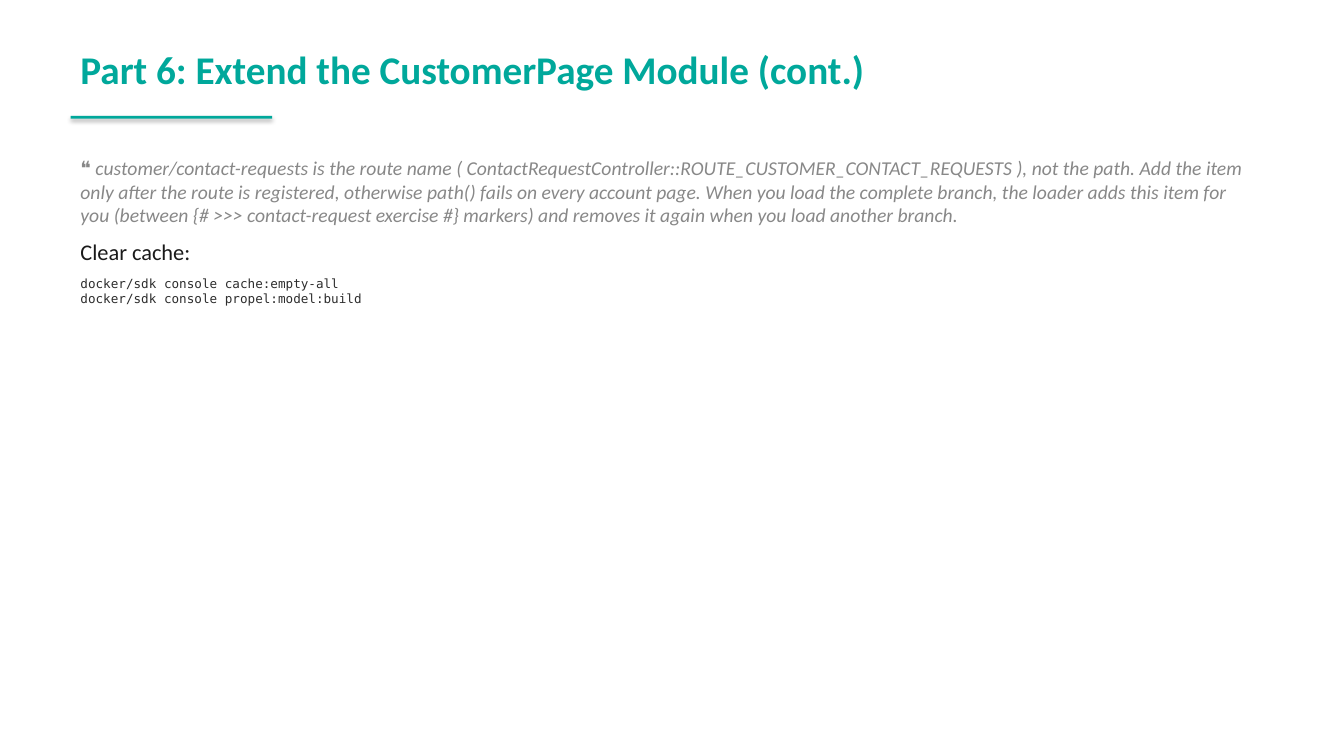
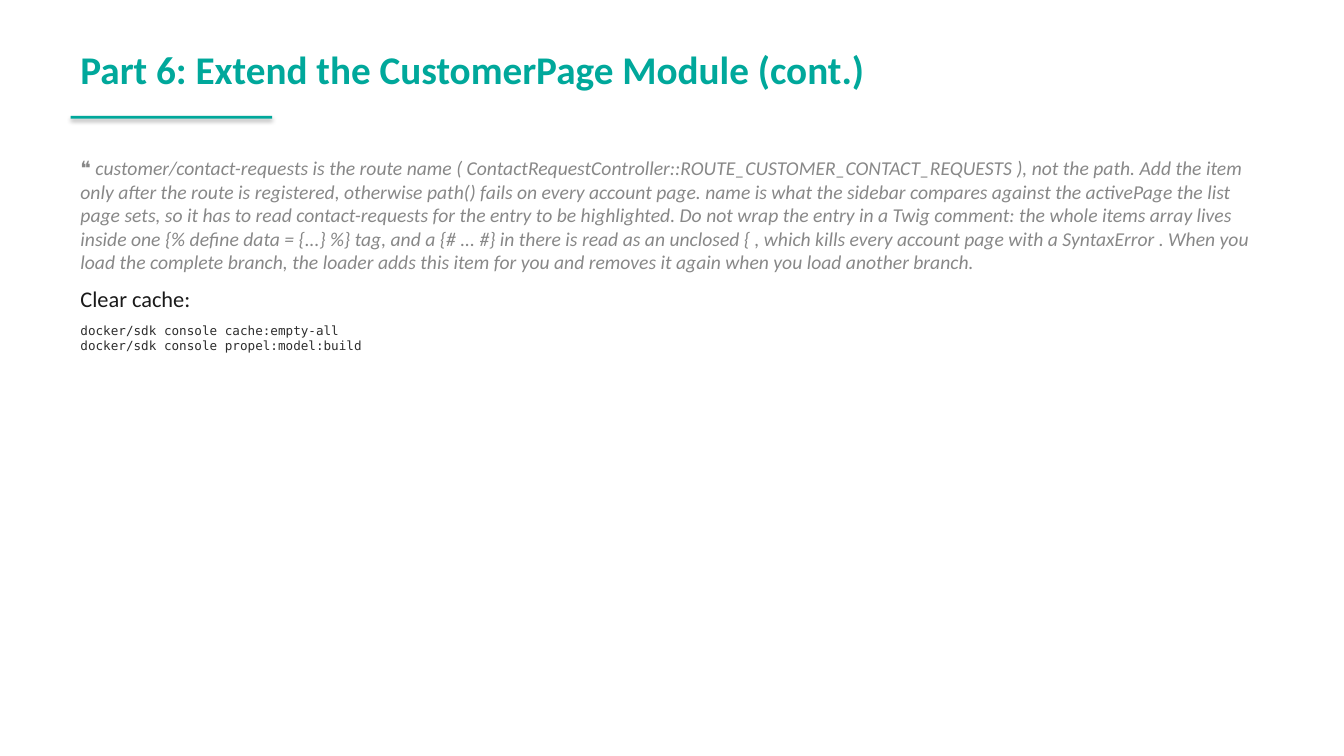
Before and after one commit to spryker-academy/instructor-exercises, a slide deck: slide 188 of guides-pptx/spryker-academy-fundamental.pptx (slide 187 before the commit). Drawn at 1344x756 pixels with LibreOffice and Linux fonts; fonts in the diff are those of the drawing. Boxes give left, top, right and bottom in pixels: in the first picture for what was removed or moved away, otherwise in the second. Text is boxed around its words. In the diff, an @@ line names an element or a change of style, - is before the commit and + after.

```diff
--- a/guides-pptx/spryker-academy-fundamental.pptx
+++ b/guides-pptx/spryker-academy-fundamental.pptx
@@ text at (80,161,1249,273): text changed @@
-❝ customer/contact-requests is the route name ( ContactRequestController::ROUTE_CUSTOMER_CONTACT_REQUESTS ), not the path. Add the item only after the route is registered, otherwise path() fails on every account page. When you load the complete branch, the loader adds this item for you (between {# >>> contact-request exercise #} markers) and removes it again when you load another branch.
+❝ customer/contact-requests is the route name ( ContactRequestController::ROUTE_CUSTOMER_CONTACT_REQUESTS ), not the path. Add the item only after the route is registered, otherwise path() fails on every account page. name is what the sidebar compares against the activePage the list page sets, so it has to read contact-requests for the entry to be highlighted. Do not wrap the entry in a Twig comment: the whole items array lives inside one {% define data = {...} %} tag, and a {# ... #} in there is read as an unclosed { , which kills every account page with a SyntaxError . When you load the complete branch, the loader adds this item for you and removes it again when you load another branch.
```
Also in this commit, not shown: 1 other slide changed, 1 slide added, 7 other files.
